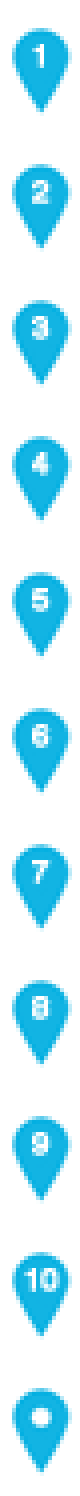
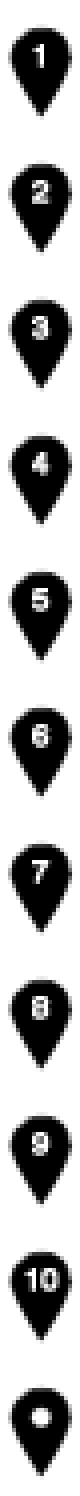
The second 80 x 1496 image is a revision of the first. Changes to its layers:
painted on "Vector Smart Object copy 6" (1st of 2, in "Group 1") over [8, 24, 76, 120]
painted on "Vector Smart Object copy 6" (2nd of 2, in "Group 1") over [8, 160, 76, 256]
painted on "Vector Smart Object copy 5" (1st of 2, in "Group 1") over [8, 296, 76, 392]
painted on "Vector Smart Object copy 5" (2nd of 2, in "Group 1") over [8, 432, 76, 528]
painted on "Vector Smart Object copy 4" (1st of 2, in "Group 1") over [8, 568, 76, 664]
painted on "Vector Smart Object copy 4" (2nd of 2, in "Group 1") over [8, 704, 76, 800]
painted on "Vector Smart Object copy 3" (1st of 2, in "Group 1") over [8, 840, 76, 936]
painted on "Vector Smart Object copy 3" (2nd of 2, in "Group 1") over [8, 976, 76, 1072]
painted on "Vector Smart Object copy 2" over [8, 1112, 76, 1208]
painted on "Vector Smart Object copy" over [8, 1248, 76, 1344]
painted on "Vector Smart Object" over [8, 1384, 72, 1480]
